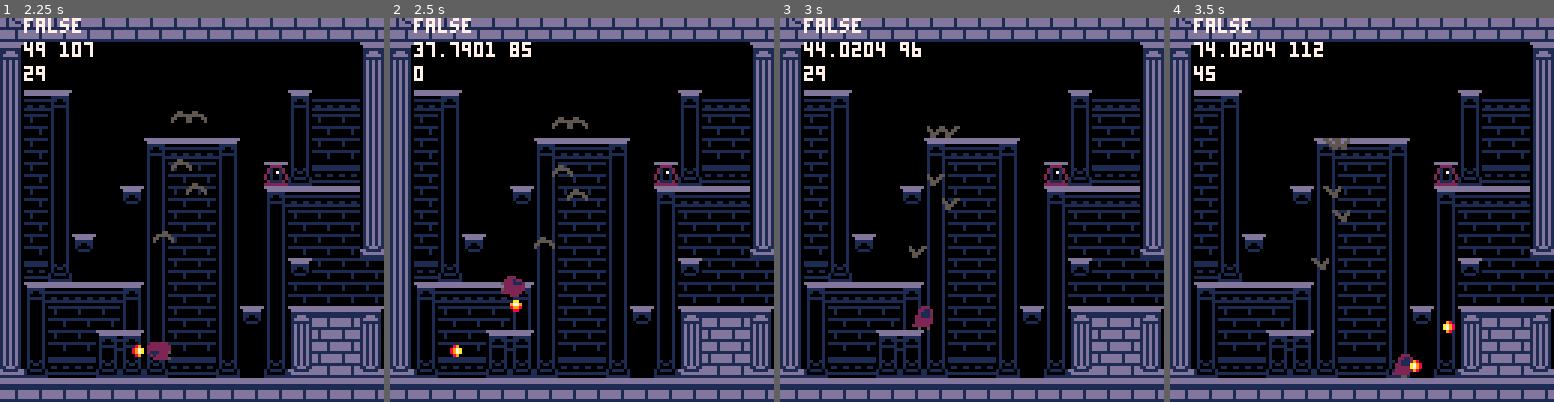
Above: before the commit, frames 1-4 (left to right).
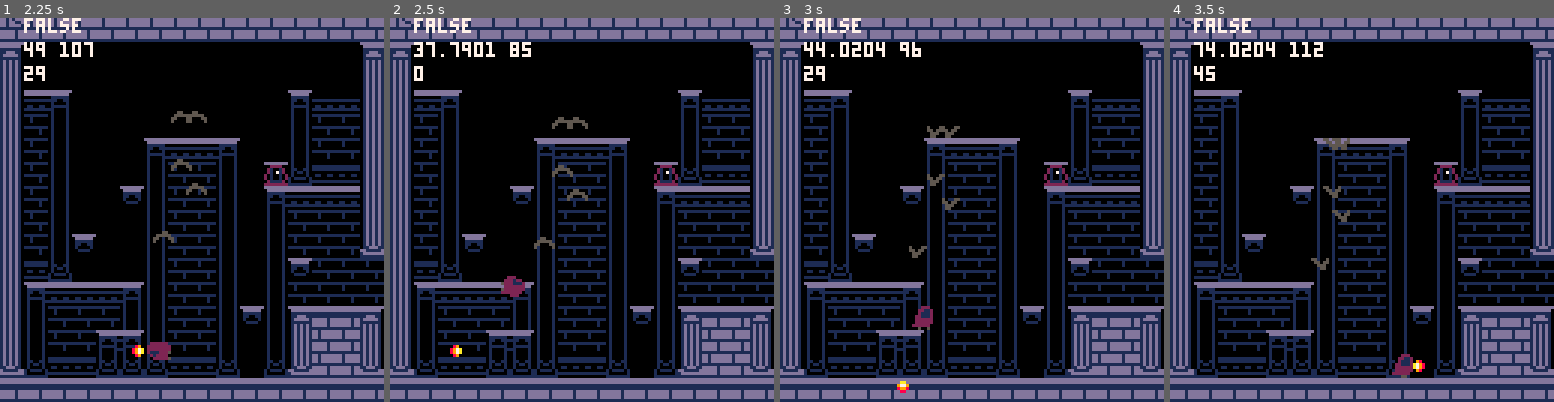
Above: after the commit, the same moments.

Repository: NunoDasNeves/pathofagni-pico8
Game: PICO-8 cartridge jumper.p8
The game is run twice, just before and just after one commit, with the same random seed, the same clock (stepped at 60 frames per second) and the same inputs.
Inputs:
- Up to frame 1 (2.25 s): tap O (Z key) at 0.33, 0.7, 1.43, 2.22 s; tap X (X key) at 1.07, 2.07 s; hold Left from 1.97 s (still down)
- Up to frame 2 (2.5 s): release Left at 2.37 s; tap X (X key) at 2.4 s; hold Down from 2.42 s (still down)
- Up to frame 3 (3 s): tap X (X key) at 2.73 s; release Down at 2.82 s; hold Right from 2.87 s (still down)
- Up to frame 4 (3.5 s): keep holding Right; tap X (X key) at 3.07, 3.4 s; tap O (Z key) at 3.1 s

Frame 1 is identical in both runs. In frame 2, less than 0.1% of the frame differs, in the area x 31-35%, y 73-77%; in frame 3, less than 0.1%; in frame 4, 0.2%, in the area x 62-75%, y 78-93%.

Commit message:
can't hold button to jump or shoot

Diff:
--- a/jumper.p8
+++ b/jumper.p8
@@ -485,7 +485,7 @@
 
  -- vy - jump and land
  local oldair = p.air
-	if (btn(🅾️) and not p.air) then
+	if (btnp(🅾️) and not p.air) then
 		 p.vy += p.j_vy
 		 p.air = true
 	end
@@ -543,7 +543,7 @@
  p.y = newy
 
  if (p.shcount == 0) then
-  if (btn(❎)) then
+  if (btnp(❎)) then
    p.shcount = 10
    make_fireball()
   end
